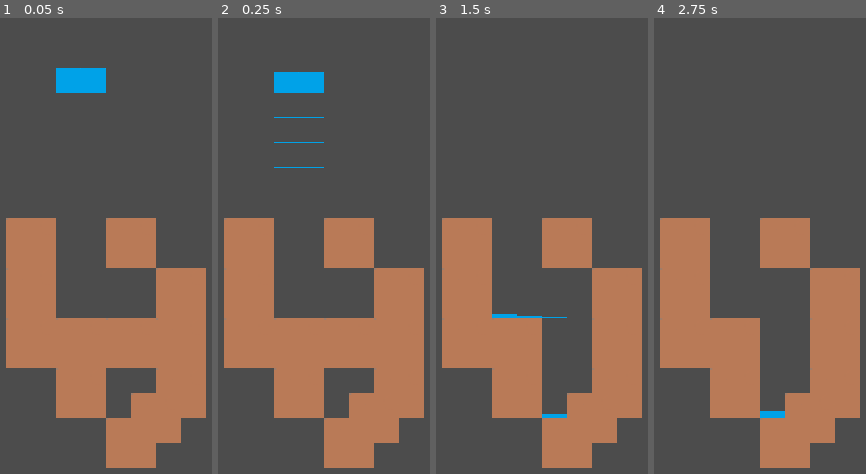
Above: before the commit, frames 1-4 (left to right).
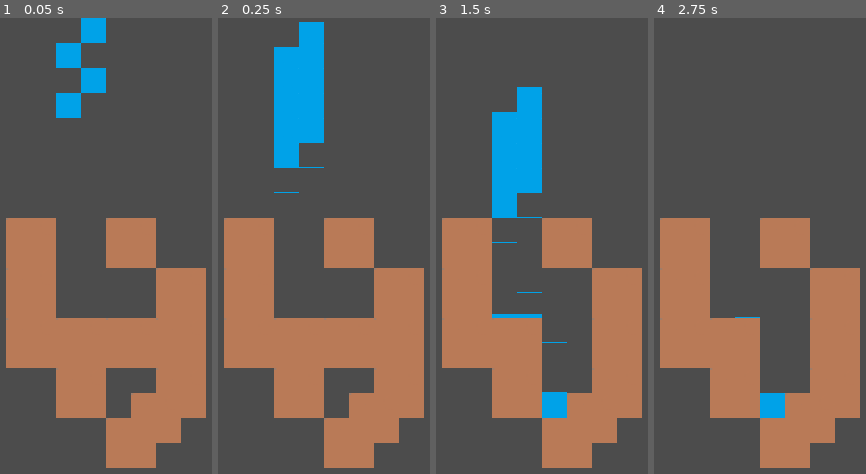
Above: after the commit, the same moments.

Repository: drabekm/Depths
Game: Godot game, scene res://Maps/WaterTest.tscn
Same seed, same stepped clock (60 frames per second), same inputs: the game is played once before the commit and once after it.
Inputs:
- Up to frame 1 (0.05 s): no input
- Up to frame 2 (0.25 s): no input
- Up to frame 3 (1.5 s): hold E (function) 0.53-1.28 s; hold Right (ui_right) from 0.53 s (still down); tap Up (ui_up) at 0.77 s; tap E (function) at 1.35 s
- Up to frame 4 (2.75 s): tap Up (ui_up) at 1.52 s; release Right (ui_right) at 2.03 s; hold Left (ui_left) from 2.03 s (still down); hold E (function) from 2.03 s (still down)

The runs differ from the first frame. In frame 1, 2.6% of the frame differs, in the area x 26-50%, y 0-22%; in frame 2, 5.1%; in frame 3, 6.2%, in the area x 26-62%, y 15-87%; in frame 4, 0.5%.
Error in both runs: Attempt to call function 'queue_free' in base 'null instance' on a null instance. (res://Entities/Water/WaterHandler.gd:15)

Commit message:
Add translation singleton

Diff:
--- /dev/null
+++ b/Data/translations.json
@@ -0,0 +1,7 @@
+{
+  "mainmenu.newgame" : ["Nová hra", "New game"],
+  "mainmenu.continue" : ["Pokračovat", "Continue"],
+  "mainmenu.settings" : ["Nastavení", "Settings"],
+  "mainmenu.highscore" : ["Skóre", "High score"],
+  "mainmenu.exit" : ["Konec", "Quit"]
+}
--- a/Entities/Water/Water.gd
+++ b/Entities/Water/Water.gd
@@ -69,6 +69,17 @@
 	return _get_raycast_collision_type(raycast_right)
 
 
+# UP RAYCAST
+func is_up_collision() -> bool:
+	return _is_raycast_colliding(raycast_up)
+
+func get_up_collider():
+	return _get_raycast_collider(raycast_up)
+
+func get_up_collider_type():
+	return _get_raycast_collision_type(raycast_up)
+
+
 func _is_raycast_colliding(raycast):
 	return raycast.is_colliding()
 
@@ -99,8 +110,13 @@
 	_update_sprite_size()
 
 func _update_sprite_size():
-	get_node("Sprite").scale.y = fullness
-	get_node("Sprite").global_position.y = base_sprite_position.y + (1 - fullness) * 16
+	if is_up_collision():
+		if get_up_collider_type() == collision_enum.Collision.WATER:
+			get_node("Sprite").scale.y = 1
+			get_node("Sprite").global_position.y = base_sprite_position.y
+	else:
+		get_node("Sprite").scale.y = fullness
+		get_node("Sprite").global_position.y = base_sprite_position.y + (1 - fullness) * 16
 
 func _physics_process(delta):
 	var collider
--- a/Maps/WaterTest.tscn
+++ b/Maps/WaterTest.tscn
@@ -45,7 +45,13 @@
 [node name="WaterHandler" parent="." instance=ExtResource( 3 )]
 
 [node name="Water" parent="WaterHandler" instance=ExtResource( 2 )]
-position = Vector2( 80, -304 )
+position = Vector2( 80, -272 )
 
 [node name="Water2" parent="WaterHandler" instance=ExtResource( 2 )]
+position = Vector2( 112, -368 )
+
+[node name="Water3" parent="WaterHandler" instance=ExtResource( 2 )]
+position = Vector2( 80, -336 )
+
+[node name="Water4" parent="WaterHandler" instance=ExtResource( 2 )]
 position = Vector2( 112, -304 )
--- a/Menus/MainMenu/MainMenu.gd
+++ b/Menus/MainMenu/MainMenu.gd
@@ -1,4 +1,15 @@
 extends Control
+
+func _ready():
+	_load_translations()
+
+func _load_translations():
+	get_node("VBoxContainer/NewGame").text = Translator.translate(get_node("VBoxContainer/NewGame").text)
+	get_node("VBoxContainer/Continue").text = Translator.translate(get_node("VBoxContainer/Continue").text)
+	get_node("VBoxContainer/Scores").text = Translator.translate(get_node("VBoxContainer/Scores").text)
+	get_node("VBoxContainer/Settings").text = Translator.translate(get_node("VBoxContainer/Settings").text)
+	get_node("VBoxContainer/Exit").text = Translator.translate(get_node("VBoxContainer/Exit").text)
+
 
 func _on_NewGame_pressed():
 	get_tree().change_scene_to(load("res://Maps/ChunkTestWorld.tscn"))
--- a/Menus/MainMenu/MainMenu.tscn
+++ b/Menus/MainMenu/MainMenu.tscn
@@ -42,7 +42,7 @@
 [node name="NewGame" type="Button" parent="VBoxContainer"]
 margin_right = 170.0
 margin_bottom = 20.0
-text = "New Game"
+text = "mainMenu.newGame"
 __meta__ = {
 "_edit_lock_": true
 }
@@ -51,7 +51,7 @@
 margin_top = 30.0
 margin_right = 170.0
 margin_bottom = 50.0
-text = "Continue"
+text = "MainMenu.Continue"
 __meta__ = {
 "_edit_lock_": true
 }
@@ -60,7 +60,7 @@
 margin_top = 60.0
 margin_right = 170.0
 margin_bottom = 80.0
-text = "High Score"
+text = "MainMenu.HighScore"
 __meta__ = {
 "_edit_lock_": true
 }
@@ -69,7 +69,7 @@
 margin_top = 90.0
 margin_right = 170.0
 margin_bottom = 110.0
-text = "Settings"
+text = "MainMenu.Settings"
 __meta__ = {
 "_edit_lock_": true
 }
@@ -78,7 +78,7 @@
 margin_top = 120.0
 margin_right = 170.0
 margin_bottom = 140.0
-text = "Exit"
+text = "MainMenu.Exit"
 __meta__ = {
 "_edit_lock_": true
 }
--- /dev/null
+++ b/Singletons/Translator.gd
@@ -0,0 +1,22 @@
+extends Node
+
+const TRANSLATION_FILE_PATH = "res://Data/translations.json"
+
+enum Language_indexes {CZECH, ENGLISH, FRENCH}
+var selected_language = Language_indexes.CZECH
+var _translation_dict = {"text.hovno" : ["Hovno", "Shit", "Merde"], "text.test" : ["AA", "BB", "CC"]}
+
+func _ready():
+	_load_translations()
+
+func _load_translations():
+	var translation_file = File.new()
+	translation_file.open(TRANSLATION_FILE_PATH, translation_file.READ)
+	var json_string = translation_file.get_as_text()
+	_translation_dict = JSON.parse(json_string).result
+
+func translate(var code_name):
+	if _translation_dict.has(code_name.to_lower()):
+		return _translation_dict[code_name.to_lower()][selected_language]
+
+	return code_name
--- a/project.godot
+++ b/project.godot
@@ -21,6 +21,7 @@
 
 [autoload]
 
+Translator="*res://Singletons/Translator.gd"
 GlobalMapData="*res://Singletons/GlobalMapData.gd"
 BlockEnums="*res://Singletons/BlockEnums.gd"
 PlayerData="*res://Singletons/PlayerData.tscn"
